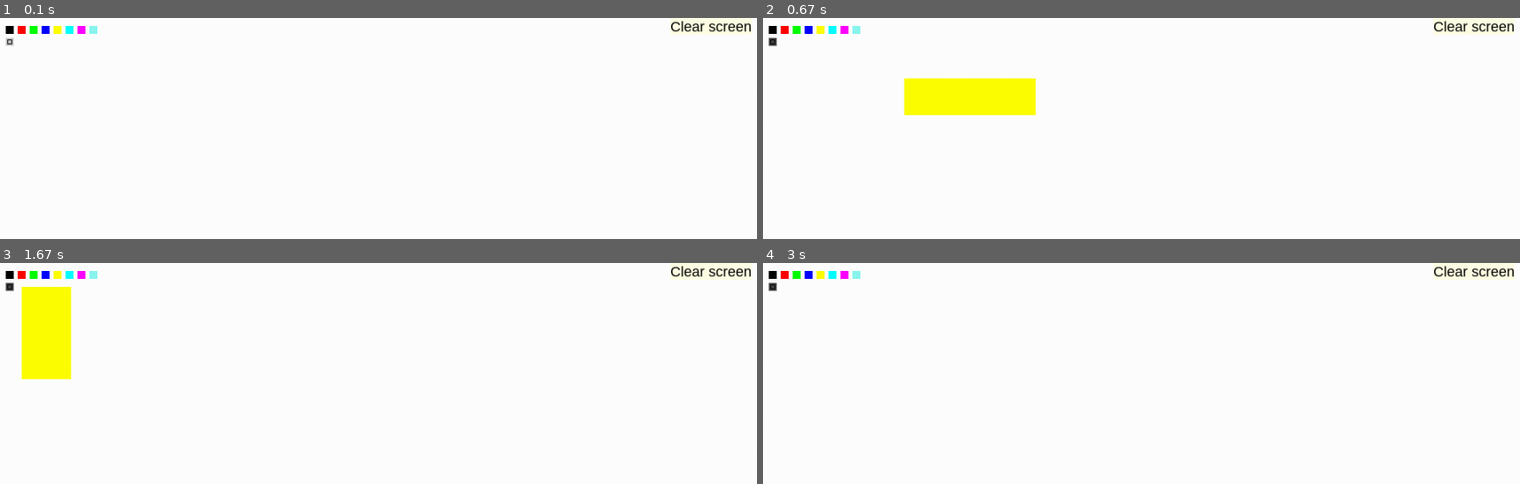
Above: before the commit, frames 1-4 (two rows, left to right).
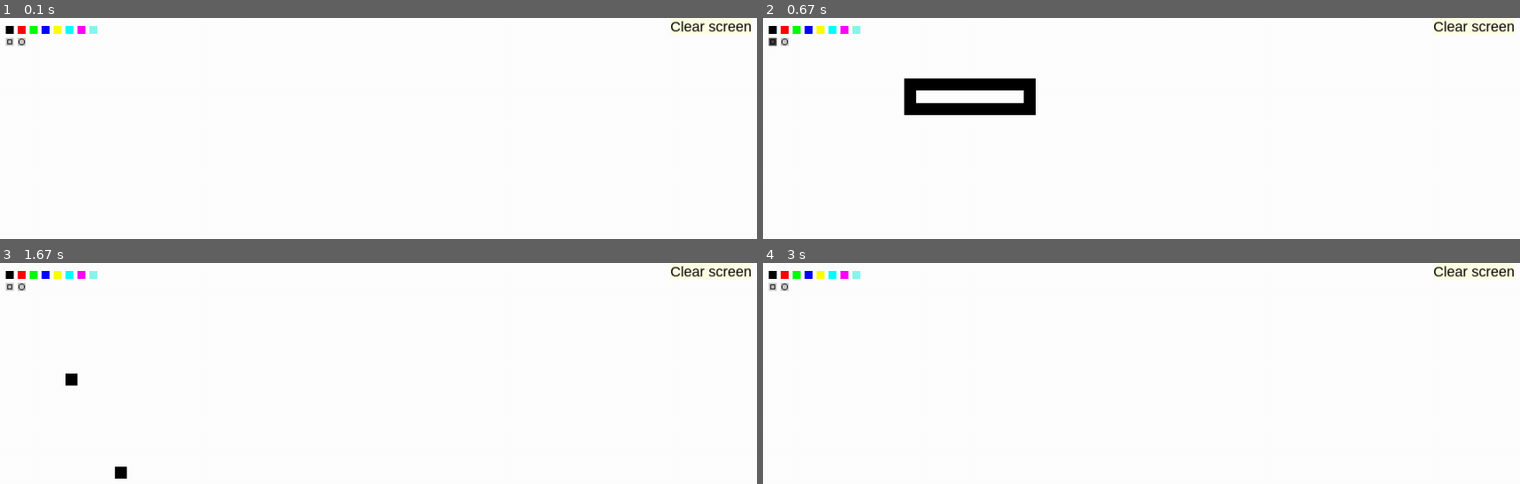
Above: after the commit, the same moments.

Repository: simplycode07/Paint-app-with-pygame
Game: pygame game, started from main.py
The game is run twice, just before and just after one commit, with the same random seed, the same clock (stepped at 60 frames per second) and the same inputs.
Inputs (mouse positions are in pixels of both pictures, inside the frame that each line leads up to):
- Up to frame 1 (0.1 s): no input
- Up to frame 2 (0.67 s): press the mouse at (770, 42) at 0.37 s; move the mouse to (906, 77) at 0.47 s; release the mouse at (1035, 115) at 0.6 s
- Up to frame 3 (1.67 s): press the mouse at (22, 287) at 0.7 s; move the mouse to (128, 311) at 0.8 s; release the mouse at (234, 335) at 0.93 s; click (711, 271) at 1.05 s; press the mouse at (22, 287) at 1.37 s; move the mouse to (68, 377) at 1.47 s; release the mouse at (121, 470) at 1.6 s
- Up to frame 4 (3 s): tap + at 1.67 s; click (1474, 271) at 2.05 s; tap - at 2.83 s

The runs differ from the first frame. In frame 1, less than 0.1% of the frame differs, in the area x 2-4%, y 8-13%; in frame 2, 3.0%; in frame 3, 3.0%, in the area x 0-17%, y 8-98%; in frame 4, less than 0.1%.

Commit message:
added circle tool

Diff:
--- a/main.py
+++ b/main.py
@@ -1,8 +1,8 @@
 import pygame
 from pygame.locals import *
 import random
-import time
-
+
+from math import sqrt
 from datetime import datetime
 
 pygame.init()
@@ -13,8 +13,6 @@
 pygame.display.set_caption("Painting App with pygame")
 clock = pygame.time.Clock()
 font = pygame.font.Font("C:\\Windows\\Fonts\\Arial.ttf", 18)
-
-square_selected = False
 
 # colors
 colors = {
@@ -35,13 +33,15 @@
 
 square_selected_true = pygame.image.load('img\\square_selected_true.png')
 square_selected_false = pygame.image.load('img\\square_selected_false.png')
+circle_selected_true = pygame.image.load('img\\circle_selected_true.png')
+circle_selected_false = pygame.image.load('img\\circle_selected_false.png')
 
 display.fill(colors["white"])
 
 def save_image():
-    w = display_size[0]-30
-    h = display_size[1]-20
-    rect = pygame.Rect(30, 20, w, h)
+    w = display_size[0]
+    h = display_size[1]-35 #canvas starts from (0,35)
+    rect = pygame.Rect(0, 35, w, h)
     sub = display.subsurface(rect)
     screenshot = pygame.Surface((w, h))
     screenshot.blit(sub, (0, 0))
@@ -71,10 +71,10 @@
     return left_x,left_y,w,h
 
 def main():
-    square_selected = False
+    tool_selected = [0,0]
     click_num = 0
     size = 15
-    pen_color = (255, 255, 0)
+    pen_color = colors['black']
     eraser_color = colors['white']
     color_button = []
     rect_pos = []
@@ -88,7 +88,10 @@
 
     #this draws the square tool, (15,25)
     square_rect = pygame.Rect(15, 25, 10, 10)
+    circle_rect = pygame.Rect(30, 25, 10, 10)
     display.blit(square_selected_false, square_rect)
+    display.blit(circle_selected_false, circle_rect)
+
     while True:
         for event in pygame.event.get():
             pos = pygame.mouse.get_pos()
@@ -97,26 +100,30 @@
                 print("closing")
                 quit()
 
-            if square_selected:
-                if pygame.mouse.get_pressed() == (1, 0, 0) and click_num < 2:
+            if True in tool_selected: #drawing with tools
+                if pygame.mouse.get_pressed() == (1, 0, 0) and click_num < 2 and pos[1] > 35:
                     click_num += 1
                     rect_pos.append(pos)
-                    print(rect_pos)
 
                 if click_num==2:
-                    print(f"drawing square on following points, {rect_pos}")
                     click_num=0
                     first_corner = rect_pos[0] #--> (a,b)
                     second_corner = rect_pos[1] #--> (c,d)
-                    # third_corner = (first_corner[0], second_corner[1]) -->(a,d)
-                    # fourth_corner = (second_corner[0], first_corner[1]) -->(c,b)
-                    left_x, left_y, w, h = draw_square(first_corner, second_corner)
-                    pygame.draw.rect(display, pen_color, pygame.Rect(left_x, left_y, w,h))
+
+                    if tool_selected[0]: # this draws rectangle
+                        left_x, left_y, w, h = draw_square(first_corner, second_corner)
+                        pygame.draw.rect(display, pen_color, pygame.Rect(left_x, left_y, w,h), size)
+
+                    if tool_selected[1]: # this draws circle
+                        center = (((first_corner[0]+second_corner[0])//2), ((first_corner[1]+second_corner[1])//2))#mid point formula basic shit
+                        radius = sqrt((center[0]-first_corner[0])**2 + (center[1]-first_corner[1])**2) # distance formula(pythagoras)
+                        pygame.draw.circle(display, pen_color, center, radius, size)
+
                     rect_pos = []
 
-            if keys[pygame.K_KP_PLUS] and size < 200:
+            if keys[pygame.K_KP_PLUS] and size < 200: #changing size of pen
                 size += 1
-            if keys[pygame.K_KP_MINUS] and size != 0:
+            if keys[pygame.K_KP_MINUS] and size > 5:
                 size -= 1
             if (keys[pygame.K_LCTRL] and keys[pygame.K_s]) or (keys[pygame.K_RCTRL] and keys[pygame.K_s]):
                 image = save_image()
@@ -129,14 +136,19 @@
                     for i in range(1,len(colors)):
                         pygame.draw.rect(display, colors[colors_keys[i]], pygame.Rect((15*i), 10, 10, 10))
 
-                    square_rect = pygame.Rect(15, 25, 10, 10)
-                    if square_selected:
+                    if tool_selected[0]:
                         display.blit(square_selected_true, square_rect)
                     else:
                         display.blit(square_selected_false, square_rect)
+
+                    if tool_selected[1]:
+                        display.blit(circle_selected_true, circle_rect)
+                    else:
+                        display.blit(circle_selected_false, circle_rect)
+
                     display.blit(clear_butt_text, clear_butt_rect)
 
-                if not square_selected: #because if the
+                if not True in tool_selected:
                     if color_button[0].collidepoint(pos):
                         pen_color = colors['black']
                     elif color_button[1].collidepoint(pos):
@@ -153,17 +165,37 @@
                         pen_color = colors['purple']
                     elif color_button[7].collidepoint(pos):
                         pen_color = colors['rand_col']
+
                 if square_rect.collidepoint(pos):
-                    print("square pressed")
-                    square_selected = not square_selected
-                    click_num=0
-                    rect_pos=[]
-                    if square_selected:
+                    print("click on the diagonally opposite ends of the rectangle you want to draw")
+                    for i in range(len(tool_selected)):
+                        if i != 0:
+                            tool_selected[i]=0
+                        else:
+                            tool_selected[i] = not tool_selected[i]
+                    click_num = 0
+                    rect_pos = []
+                    if tool_selected[0]:
                         display.blit(square_selected_true, square_rect)
                     else:
                         display.blit(square_selected_false, square_rect)
-
-                if (pos[1]-size//2) > 20 and (pos[0]-size//2) > 30 and not square_selected:
+                    display.blit(circle_selected_false, circle_rect)
+                if circle_rect.collidepoint(pos):
+                    print("click on diametrically opposite points of the circle you want to draw")
+                    for i in range(len(tool_selected)):
+                        if i != 1:
+                            tool_selected[i] = 0
+                        else:
+                            tool_selected[i] = not tool_selected[i]
+                    click_num = 0
+                    rect_pos = []
+                    if tool_selected[1]:
+                        display.blit(circle_selected_true, circle_rect)
+                    else:
+                        display.blit(circle_selected_false, circle_rect)
+                    display.blit(square_selected_false, square_rect)
+
+                if (pos[1]-size//2) > 35 and not True in tool_selected:
                     pygame.draw.rect(display, pen_color, pygame.Rect((pos[0]-size//2), (pos[1]-size//2), size, size))
 
             if pygame.mouse.get_pressed() == (0, 0, 1):
Binary file added: example img.jpg
Binary file added: img/circle_selected_false.png
Binary file added: img/circle_selected_true.png
Not shown, changed: readme.md
